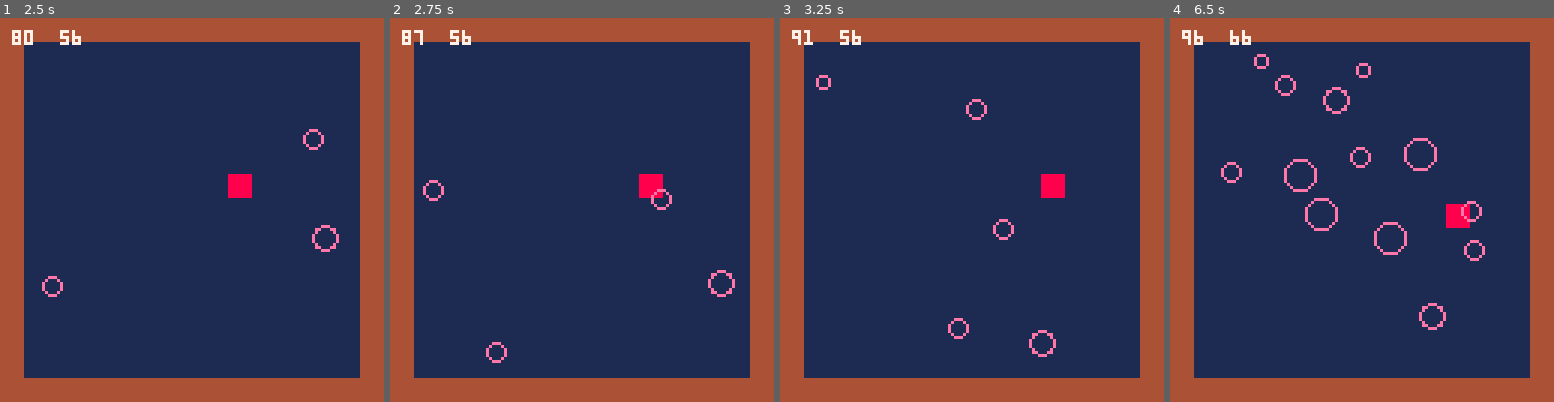
Above: before the commit, frames 1-4 (left to right).
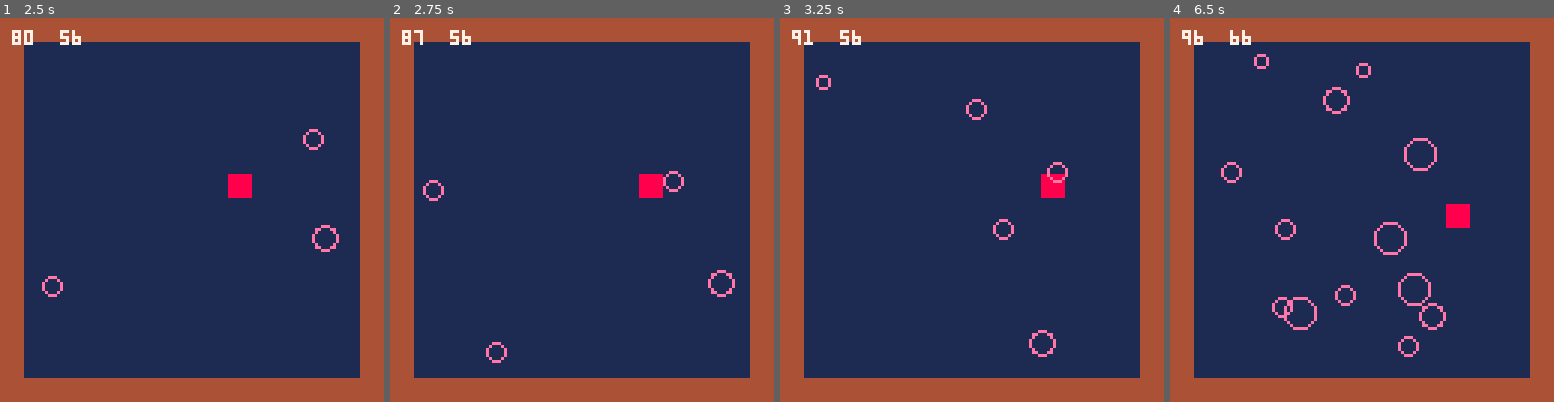
Above: after the commit, the same moments.

Repository: Niarkou/Playground
Game: PICO-8 cartridge Tests/Test collisions.p8
Same seed, same stepped clock (60 frames per second), same inputs: the game is played once before the commit and once after it.
Inputs:
- Up to frame 1 (2.5 s): tap O (Z key) at 0.7, 1.7, 2.1 s; hold Right 1.6-2.1 s; hold Up 2.15-2.42 s; hold Right from 2.47 s (still down)
- Up to frame 2 (2.75 s): keep holding Right; tap O (Z key) at 2.5 s
- Up to frame 3 (3.25 s): tap O (Z key) at 2.9 s; release Right at 3.03 s; hold Left from 3.08 s (still down)
- Up to frame 4 (6.5 s): tap O (Z key) every 0.4 s from 3.3 to 6.1 s; release Left at 3.58 s; hold Down 3.63-3.97 s; hold Right 4.02-4.68 s; hold Up 4.73-5.03 s; hold Left 5.08-5.68 s; hold Down 5.73-6.03 s; hold Right from 6.08 s (still down)

Frame 1 is identical in both runs. In frame 2, 0.2% of the frame differs, in the area x 67-77%, y 39-50%; in frame 3, 0.2%; in frame 4, 1.5%, in the area x 26-83%, y 14-89%.

Commit message:
collision with player (to be improved)

Diff:
--- a/Tests/Test collisions.p8
+++ b/Tests/Test collisions.p8
@@ -74,7 +74,12 @@
 
  --collision with player
   foreach(balls, function(ball)
-
+    if (abs(ball.x - player.x) < ball.r + 4) and (ball.y < player.y + 3 + ball.r and ball.y > player.y - 4 - ball.r) then
+      ball.xdir = - ball.xdir
+    end
+    if (abs(ball.y - player.y) < ball.r + 4) and (ball.x < player.x + 3 + ball.r and ball.x > player.x - 4 - ball.r) then
+      ball.ydir = - ball.ydir
+    end
   end)
 
  --collision with each others
@@ -133,7 +138,7 @@
 00000000000000001000000000000000000000000000000000000000000000000000000000000000000000000000000000000000000000000000000000000000
 00000000000000001000000000000000000000000000000000000000000000000000000000000000000000000000000000000000000000000000000000000000
 __gff__
-0001010000000000000000000000000000000000000000000000000000000000000000000000000000000000000000000000000000000000000000000000000000000000000000000000000000000000000000000000000000000000000000000000000000000000000000000000000000000000000000000000000000000000
+0000010000000000000000000000000000000000000000000000000000000000000000000000000000000000000000000000000000000000000000000000000000000000000000000000000000000000000000000000000000000000000000000000000000000000000000000000000000000000000000000000000000000000
 0000000000000000000000000000000000000000000000000000000000000000000000000000000000000000000000000000000000000000000000000000000000000000000000000000000000000000000000000000000000000000000000000000000000000000000000000000000000000000000000000000000000000000
 __map__
 0202020202020202020202020202020204040000000000000000000000000000000000000000000000000000000000000000000000000000000000000000000000000000000000000000000000000000000000000000000000000000000000000000000000000000000000000000000000000000000000000000000000000000
